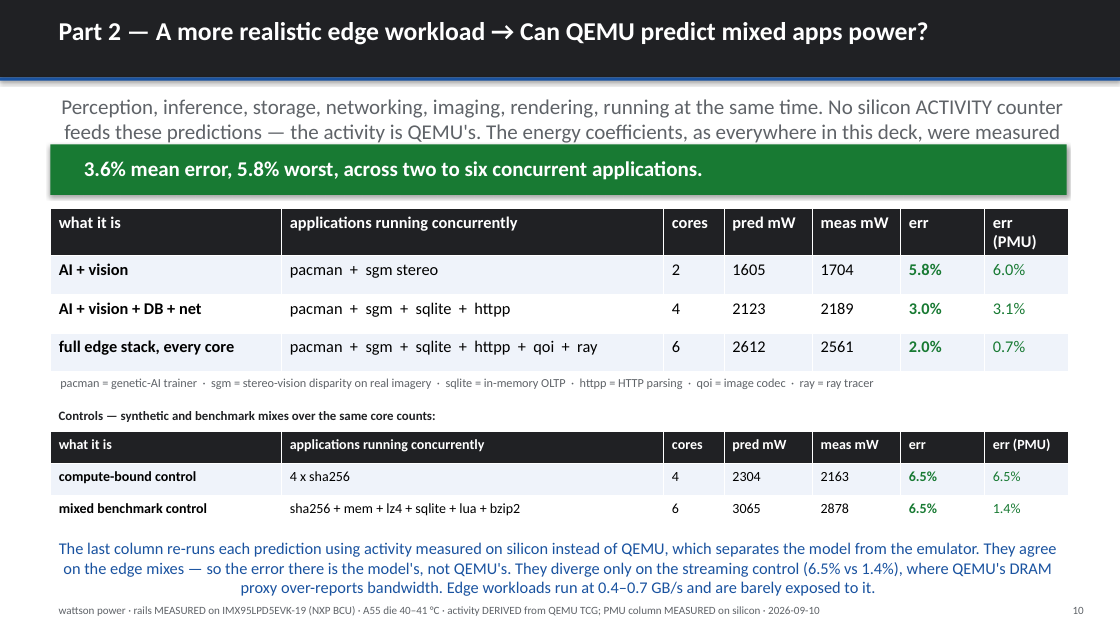
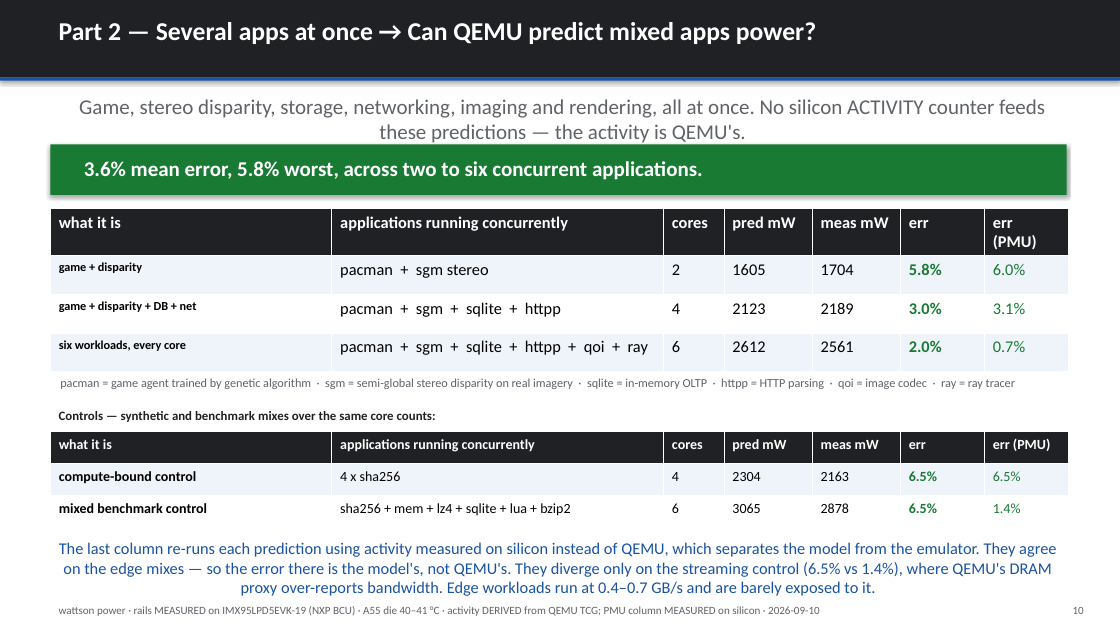
Before and after one commit to kylefoxaustin/wattson, a slide deck: slide 10 of xcheck/wattson_power_results_final_KF_9_10_2026.pptx. Drawn at 1120x630 pixels with LibreOffice and Linux fonts; fonts in the diff are those of the drawing. Boxes give left, top, right and bottom in pixels: in the first picture for what was removed or moved away, otherwise in the second. Text is boxed around its words. In the diff, an @@ line names an element or a change of style, - is before the commit and + after.

Commit message:
xcheck: name the multi-app mixes for what the binaries actually do
The mixes were labelled "AI + vision". They are not. pacman is a game agent
trained by a genetic algorithm (PacManTrainer, GP evolution over a maze game)
and sgm is semi-global stereo disparity - classical computer vision, not a
learned model. Neither is neural-network inference, and there is no NN, CNN or
NPU workload anywhere in the 50-app corpus. The slide kicker also claimed
"inference", which nothing in the mix performs.

Relabelled rather than caveated: the slide title said "a more realistic edge
workload", which is the claim that was wrong, so it now says "several apps at
once" and the rows are named game + disparity, game + disparity + DB + net,
and six workloads every core.

Also adds per-app DDR bandwidth to the all-fifty slide, MEASURED on silicon.
The distribution is the useful part: median 0.044 GB/s, only 3 of 50 above
0.5 GB/s, and the two above 1 GB/s are the synthetic streamers. Real
applications live in cache, which is why the bandwidth term contributes so
little for most of the corpus.

That data also shows QEMU's bandwidth error runs in BOTH directions, not just
the over-report already documented: QEMU reports exactly 0.000 GB/s for the
whole busybox family where silicon measures real traffic (bb-md5 0.148,
bb-sha1 0.043, bb-cksum 0.090). Consistent with QEMU linux-user modelling only
the application's own accesses while the PMU counts everything on the core,
kernel included. Small in absolute terms (<=9 mW) but "over-reports ~2x" is
not the complete characterisation.

```diff
--- a/xcheck/wattson_power_results_final_KF_9_10_2026.pptx
+++ b/xcheck/wattson_power_results_final_KF_9_10_2026.pptx
@@ text at box(59, 22, 816, 44): text changed @@
-Part 2 — A more realistic edge workload → Can QEMU predict mixed apps power?
+Part 2 — Several apps at once → Can QEMU predict mixed apps power?
@@ text at box(79, 99, 1045, 145): text changed @@
-Perception, inference, storage, networking, imaging, rendering, running at the same time. No silicon ACTIVITY counter feeds these predictions — the activity is QEMU's. The energy coefficients, as everywhere in this deck, were measured on silicon.
+Game, stereo disparity, storage, networking, imaging and rendering, all at once. No silicon ACTIVITY counter feeds these predictions — the activity is QEMU's.
@@ table at box(50, 208, 1069, 372) @@
-row 2, column 1: AI + vision
+row 2, column 1: game + disparity
-row 3, column 1: AI + vision + DB + net
+row 3, column 1: game + disparity + DB + net
-row 4, column 1: full edge stack, every core
+row 4, column 1: six workloads, every core
@@ text at box(60, 378, 1015, 389): text changed @@
-pacman = genetic-AI trainer · sgm = stereo-vision disparity on real imagery · sqlite = in-memory OLTP · httpp = HTTP parsing · qoi = image codec · ray = ray tracer
+pacman = game agent trained by genetic algorithm · sgm = semi-global stereo disparity on real imagery · sqlite = in-memory OLTP · httpp = HTTP parsing · qoi = image codec · ray = ray tracer
```
Also in this commit, not shown: 1 other slide changed, 3 other files.
